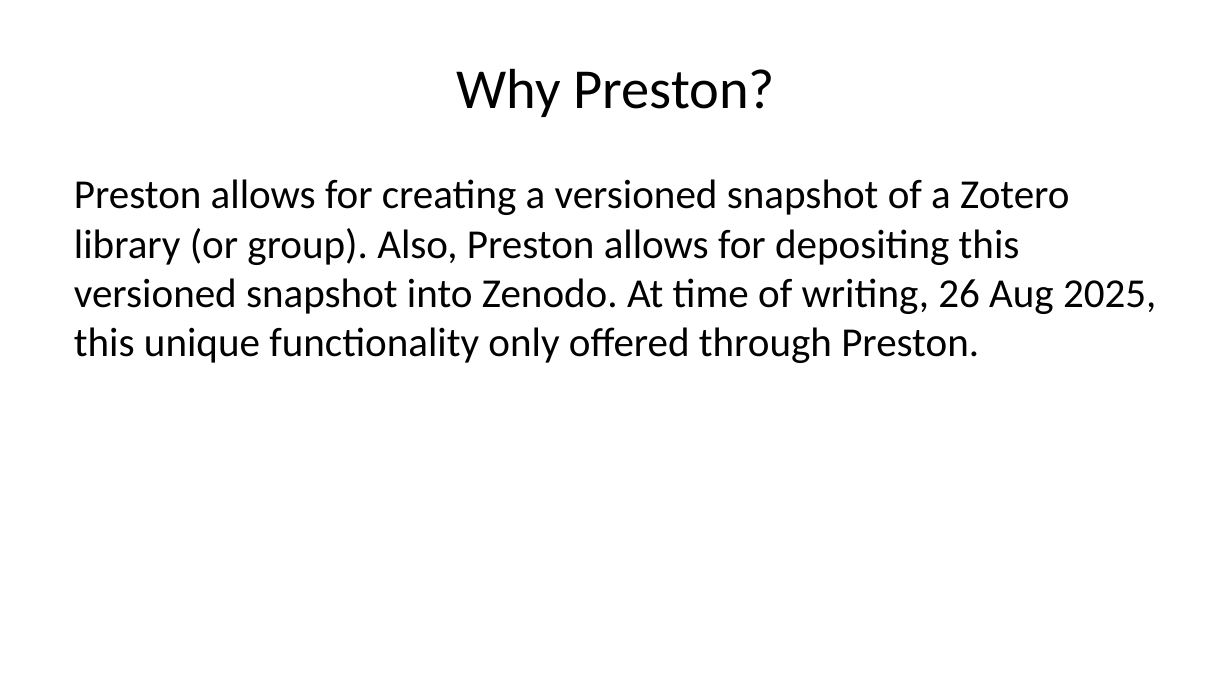
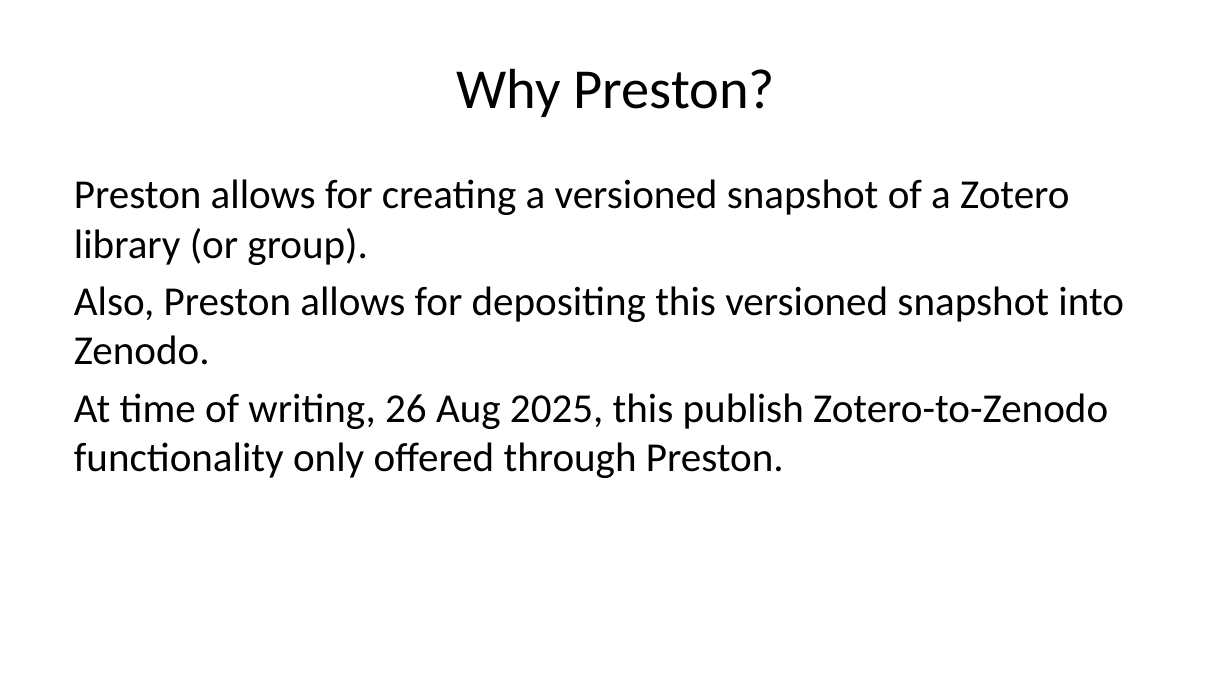
Before and after one commit to bat-literature/bat-literature.github.io, a slide deck: slide 6 of workshop.pptx. Drawn at 1232x693 pixels with LibreOffice and Linux fonts; fonts in the diff are those of the drawing. Boxes give left, top, right and bottom in pixels: in the first picture for what was removed or moved away, otherwise in the second. Text is boxed around its words. In the diff, an @@ line names an element or a change of style, - is before the commit and + after.

```diff
--- a/workshop.pptx
+++ b/workshop.pptx
@@ text at box(74, 179, 1124, 478): text changed @@
-Preston allows for creating a versioned snapshot of a Zotero library (or group). Also, Preston allows for depositing this versioned snapshot into Zenodo. At time of writing, 26 Aug 2025, this unique functionality only offered through Preston.
+Preston allows for creating a versioned snapshot of a Zotero library (or group).
+Also, Preston allows for depositing this versioned snapshot into Zenodo.
+At time of writing, 26 Aug 2025, this publish Zotero-to-Zenodo functionality only offered through Preston.
```
Also in this commit, not shown: 8 other slides changed, 3 slides added, 1 slide removed, 3 other files.
